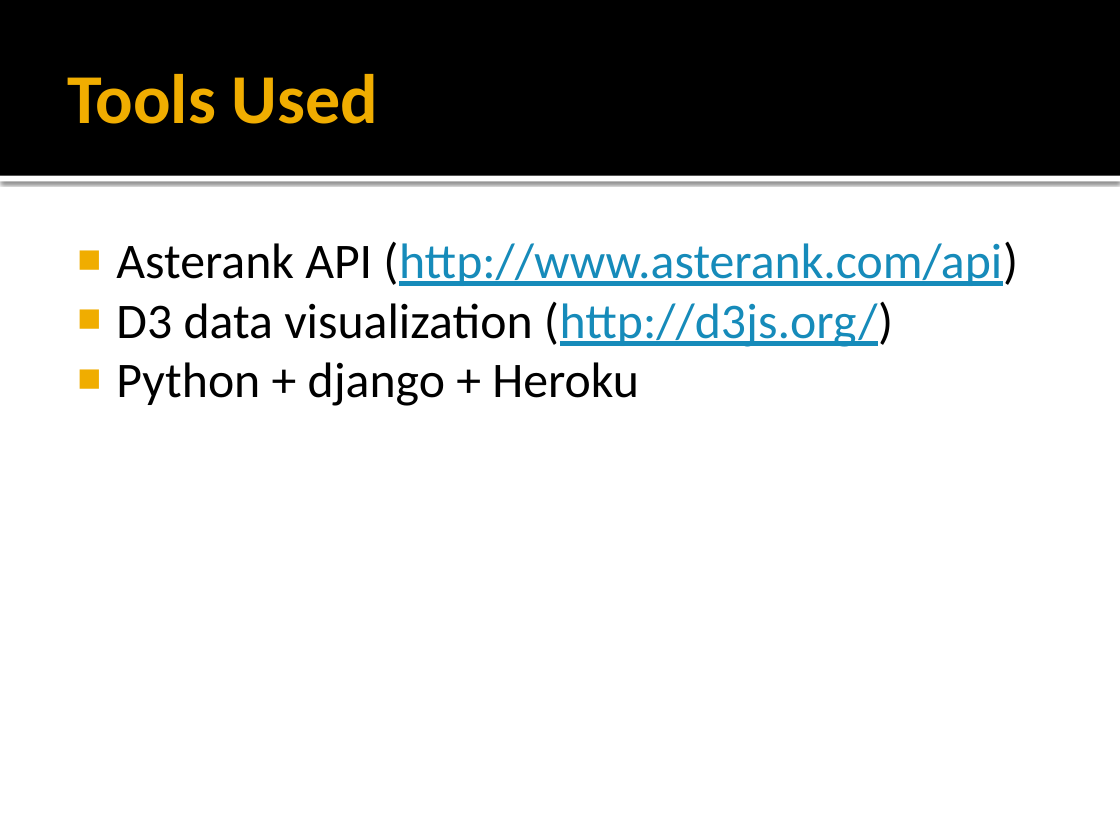
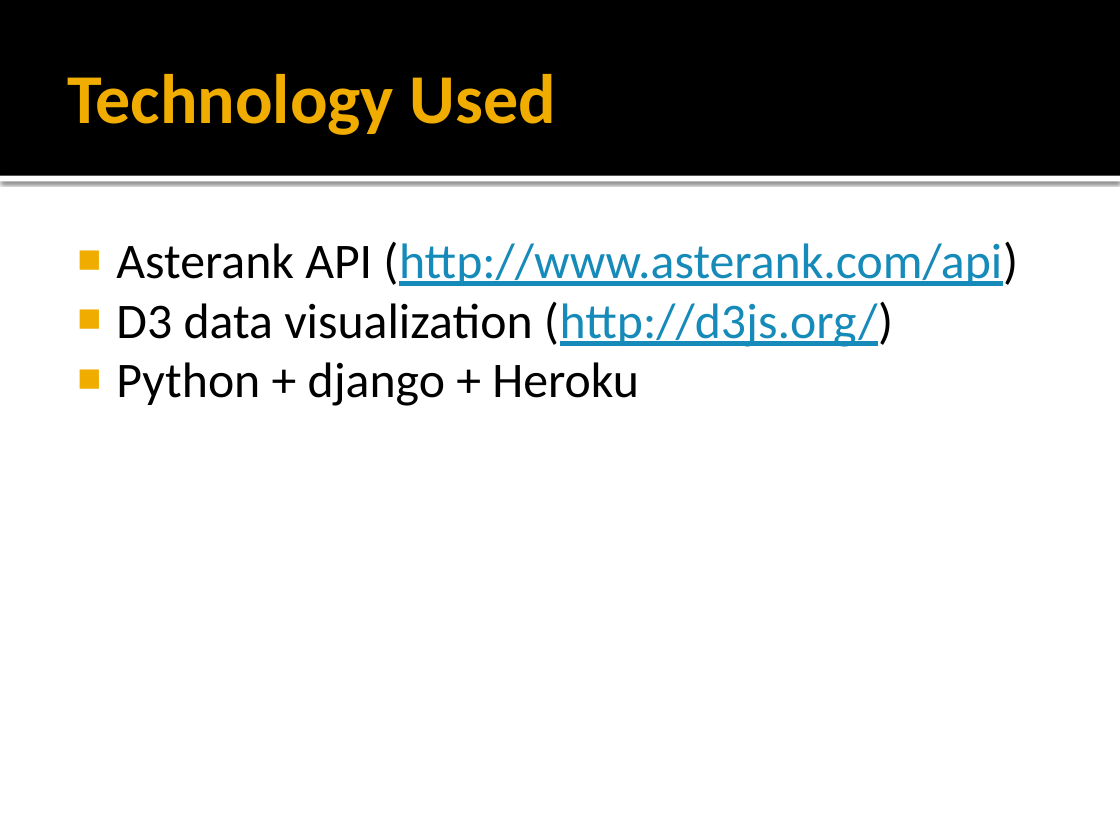
Before and after one commit to knoopr/NASA_app, a slide deck: slide 4 of NEOvi.pptx. Drawn at 1120x840 pixels with LibreOffice and Linux fonts; fonts in the diff are those of the drawing. Boxes give left, top, right and bottom in pixels: in the first picture for what was removed or moved away, otherwise in the second. Text is boxed around its words. In the diff, an @@ line names an element or a change of style, - is before the commit and + after.

```diff
--- a/NEOvi.pptx
+++ b/NEOvi.pptx
@@ title at (67, 74, 556, 135): text changed @@
-Tools Used
+Technology Used
```
Also in this commit, not shown: 1 slide added, 1 other file.
